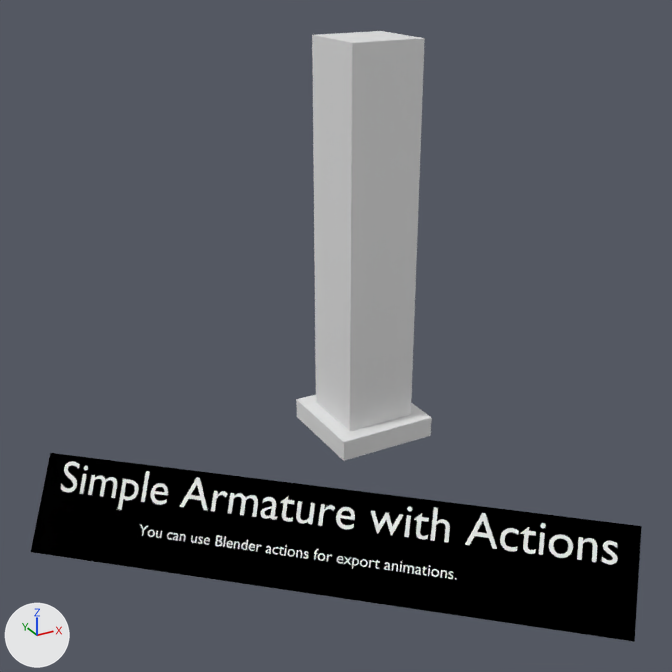
Two versions of the Blender file docs/Examples/AssetsExample_SimpleArmatureWithActions.blend, one commit apart.
The view is the same before and after, from a 50 mm lens placed at (-4.67, -7.88, 5.11), pointed at (-1.36, -1.86, 2.09). Every picture has the same lights, and +X, +Y and +Z are marked at lower left.

In view in the first picture: 'Cube', 'Plane.002', 'Text.004', 'Text.005'.
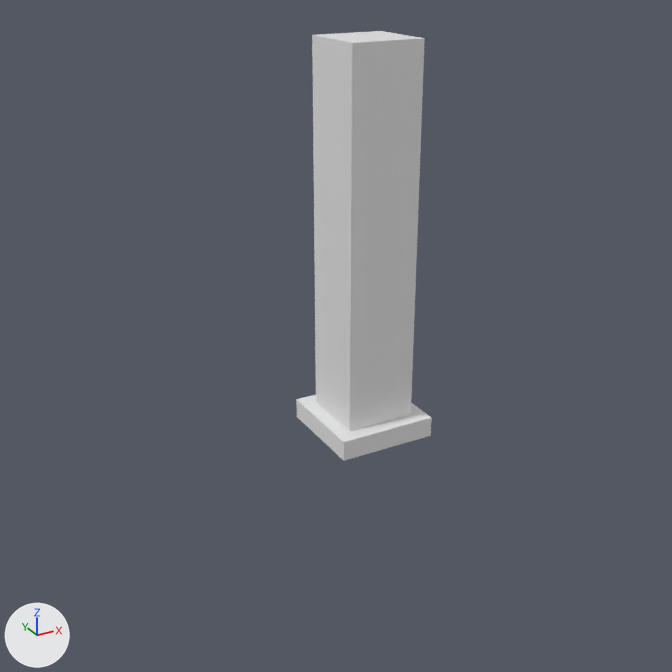
Commit message: Update example file

Pixel boxes [x1, y1, x2, y2] of what changed, in the pictures (672 x 672 px):
'Plane.002', hidden (black)
    before: [31, 453, 642, 642]
'Text.005', hidden
    before: [60, 462, 618, 564]
'Text.004', hidden
    before: [140, 525, 457, 580]

Edits to the bpy script that builds the scene:
```text
Change ob_plane_002:
    add ob_plane_002.hide_viewport = True
Change ob_text_004:
    add ob_text_004.hide_viewport = True
Change ob_text_005:
    add ob_text_005.hide_viewport = True
```
